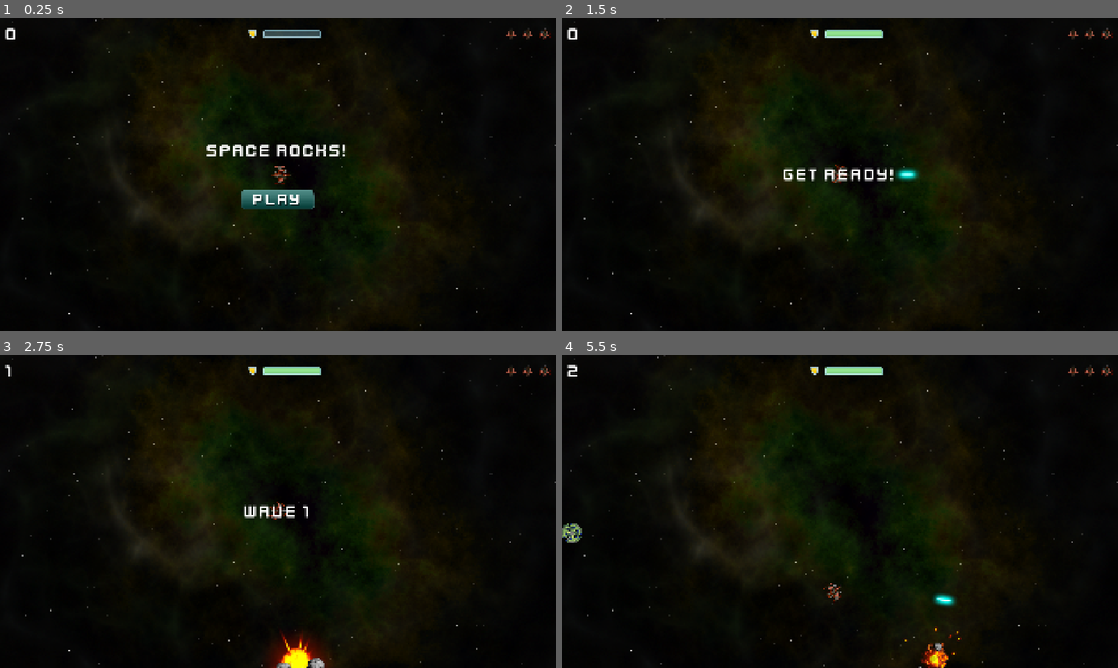
Above: before the commit, frames 1-4 (two rows, left to right).
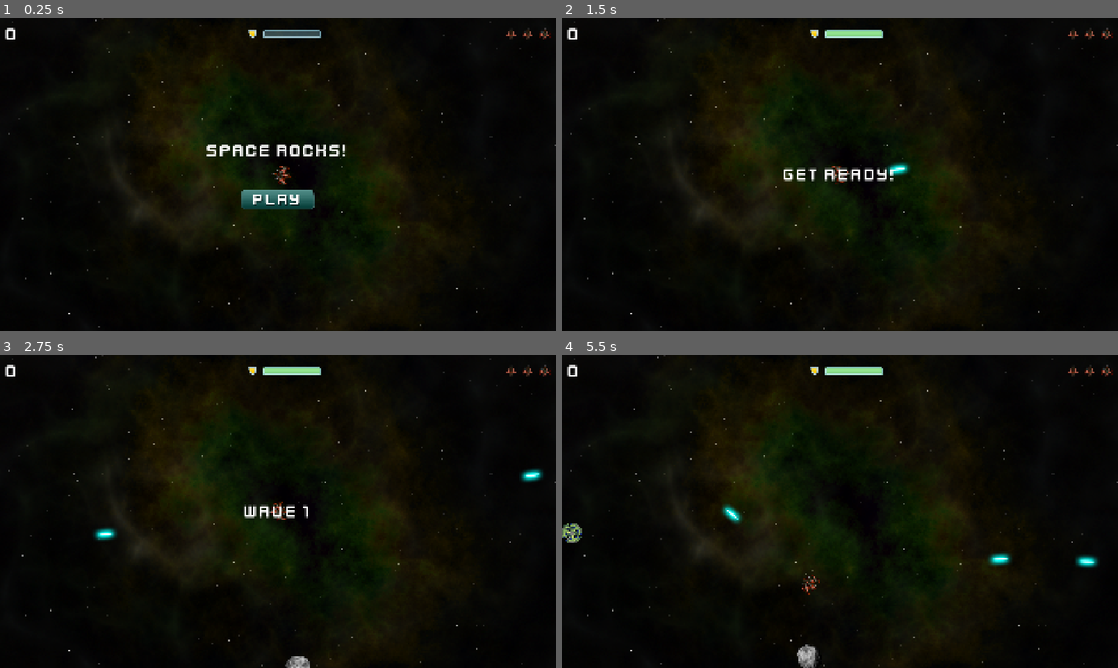
Above: after the commit, the same moments.

Repository: Caique-BR/space-rocks
Game: Godot game, scene res://main/main.tscn
Same seed, same stepped clock (60 frames per second), same inputs: the game is played once before the commit and once after it.
Inputs (mouse positions are in pixels of both pictures, inside the frame that each line leads up to):
- Up to frame 1 (0.25 s): no input
- Up to frame 2 (1.5 s): click (840, 199) at 0.5 s; move the mouse to (962, 158) at 1.27 s; hold D (rotate_right) from 1.28 s (still down); hold Space (shoot) from 1.28 s (still down)
- Up to frame 3 (2.75 s): move the mouse to (166, 527) at 2.02 s; release D (rotate_right) at 2.03 s; release Space (shoot) at 2.03 s; hold A (rotate_left) from 2.03 s (still down); tap Space (shoot) at 2.1 s
- Up to frame 4 (5.5 s): move the mouse to (895, 442) at 2.77 s; release A (rotate_left) at 2.78 s; hold D (rotate_right) 2.78-3.53 s; hold Space (shoot) 2.78-3.53 s; move the mouse to (812, 574) at 3.52 s; hold W (thrust) 3.53-4.28 s; tap Space (shoot) at 3.6, 5.1 s; move the mouse to (1006, 558) at 4.27 s; hold Space (shoot) 4.28-5.03 s; hold A (rotate_left) from 4.28 s (still down); move the mouse to (673, 464) at 5.02 s

The runs differ from the first frame. In frame 1, 0.1% of the frame differs, in the area x 48-53%, y 47-54%; in frame 2, 0.3%; in frame 3, 1.4%, in the area x 0-98%, y 3-100%; in frame 4, 1.3%.

Commit message:
pain and suffering

Diff:
--- a/main/camera_2d.gd
+++ b/main/camera_2d.gd
@@ -5,4 +5,3 @@
 
 func _process(_delta: float) -> void:
 	position = player.global_position / 10
-	print(position + Vector2(64, 64))
--- a/main/main.gd
+++ b/main/main.gd
@@ -1,4 +1,6 @@
 extends Node
+
+@export var DEBUGGING : bool =  false
 
 # change spawn timer on new level to 5, 10
 
@@ -12,6 +14,12 @@
 
 func _ready(): # determins the rock spawn point
 	screensize = get_viewport().get_visible_rect().size
+
+	###### DEBUG
+	if DEBUGGING:
+		$ExplosionSound.volume_db = -100
+		$LevelupSound.volume_db = -100
+		$Music.volume_db = -100
 
 func spawn_rock(size, pos = null, vel = null):
 	if pos == null:
--- a/main/main.tscn
+++ b/main/main.tscn
@@ -20,6 +20,7 @@
 [node name="Main" type="Node" unique_id=1414078381]
 process_mode = 3
 script = ExtResource("1_xwkvk")
+DEBUGGING = true
 rock_scene = ExtResource("2_c651c")
 enemy_scene = ExtResource("3_kfbq2")
 
@@ -53,7 +54,6 @@
 volume_db = -10.0
 
 [node name="Camera2D" type="Camera2D" parent="." unique_id=1809309133 node_paths=PackedStringArray("player")]
-visible = false
 offset = Vector2(960, 540)
 enabled = false
 script = ExtResource("10_0i4oc")
--- a/player/bullet.gd
+++ b/player/bullet.gd
@@ -4,8 +4,9 @@
 
 var velocity = Vector2.ZERO
 
-func start(_transform): # calls this when a bullets spawns, telling it correct path
+func start(_transform : Transform2D, _transform_x: Vector2): # calls this when a bullets spawns, telling it correct path
 	transform = _transform
+	transform.x = _transform_x
 	velocity = transform.x * speed
 
 func _process(delta):
@@ -19,6 +20,5 @@
 		body.explode()
 		queue_free()
 
-
 func _on_area_entered(area):
 	if area.is_in_group("enemies"): area.take_damage(1)
--- a/player/bullet.tscn
+++ b/player/bullet.tscn
@@ -9,6 +9,9 @@
 [node name="Bullet" type="Area2D" unique_id=1827555554]
 script = ExtResource("1_j40gx")
 
+[node name="Sprite2D" type="Sprite2D" parent="." unique_id=766322542]
+texture = ExtResource("1_1y6ct")
+
 [node name="CollisionShape2D" type="CollisionShape2D" parent="." unique_id=1405046976]
 rotation = 1.5707964
 scale = Vector2(0.5, 0.5)
@@ -17,9 +20,6 @@
 
 [node name="VisibleOnScreenNotifier2D" type="VisibleOnScreenNotifier2D" parent="." unique_id=1945216528]
 
-[node name="Sprite2D" type="Sprite2D" parent="." unique_id=766322542]
-texture = ExtResource("1_1y6ct")
-
 [connection signal="area_entered" from="." to="." method="_on_area_entered"]
 [connection signal="body_entered" from="." to="." method="_on_body_entered"]
 [connection signal="screen_exited" from="VisibleOnScreenNotifier2D" to="." method="_on_visible_on_screen_notifier_2d_screen_exited"]
--- a/player/player.gd
+++ b/player/player.gd
@@ -1,6 +1,13 @@
 class_name Player extends RigidBody2D
 
+signal lives_changed
+signal dead
+signal shield_changed
+
 # change the linear/damp and angular/damp later to prefered ships gravity pull
+
+@onready var radius = int($Sprite2D.texture.get_size().x / 2 * $Sprite2D.scale.x) # makes the screen wrap smoother
+@onready var muzzles : Array[Node] = $Muzzles.get_children() # stores both muzzles on a list (array)
 
 @export var bullet_scente : PackedScene
 @export var fire_rate = 0.25 # sets the gun fire rate
@@ -9,28 +16,71 @@
 @export var max_shield = 100.0 # shield max health
 @export var shield_regen = 5.0 # sheild recharge delay
 
-@onready var radius = int($Sprite2D.texture.get_size().x / 2 * $Sprite2D.scale.x) # makes the screen wrap smoother
+enum { INIT, ALIVE, INVUL, DEAD } # "FSM" to manage ships current state
 
-signal lives_changed
-signal dead
-signal shield_changed
-
-enum {INIT, ALIVE, INVUL, DEAD} # "FSM" to manage ships current state
+var screensize = Vector2.ZERO
 
 var thrust = Vector2.ZERO # force being applied to the engine
 var rotation_dir = 0 # ships turn direction
+
+var state = INIT
+var reset_pos = false
 var can_shoot = true
-var state = INIT
-var screensize = Vector2.ZERO
-var reset_pos = false
+var current_muzzle : int = 0 # index of the current muzzle used as anchor for the next bullet
+
 var lives = 0: set = set_lives
 var shield = 0: set = set_shield
 
+######################## SHIP METHODS
 
-func _ready():
+func shoot():
+	if state == INVUL: return # can't shoot and be invulnerable at the same time
+
+	can_shoot = false
+
+	var b = bullet_scente.instantiate()
+	get_tree().root.add_child(b)
+
+	var mouse_pos : Vector2 = get_global_mouse_position()
+	var final_transform : Transform2D = muzzles[current_muzzle].global_transform
+	var final_position : Vector2 = muzzles[current_muzzle].global_position
+	var final_transform_x : Vector2 = (mouse_pos - final_position).normalized()
+
+	b.start(final_transform, final_transform_x)
+
+	current_muzzle = 1 - current_muzzle
+
+	$GunCooldown.start()
+	$LaserSound.play()
+
+func explode(): # player explode animation
+	$Explosion.show()
+	$Explosion/AnimationPlayer.play("explosion")
+	await $Explosion/AnimationPlayer.animation_finished
+	$Explosion.hide()
+
+func reset(): # resets the game for the next try
+	reset_pos = true
+	$Sprite2D.show()
+	lives = 3
 	change_state(ALIVE)
-	screensize = get_viewport_rect().size
-	$GunCooldown.wait_time = fire_rate
+
+func set_shield(value):
+	value = min(value, max_shield)
+	shield = value
+	shield_changed.emit(shield / max_shield) # sends the raito of shield compared to total shield, so hud can display a porcentage of remaning shield isntead of full value
+	if shield <= 0:
+		lives -= 1
+		explode()
+
+func set_lives(value): # set the starting lives for the player
+	shield = max_shield
+	lives = value
+	lives_changed.emit(lives) # sends the signal when taking dmg and changes the state depending on lives remaning
+	if lives <= 0:
+		change_state(DEAD)
+	else:
+		change_state(INVUL)
 
 func change_state(new_state): # code for the "FSM", uses the match to determ the state of the ship
 	match new_state:
@@ -55,60 +105,50 @@
 func get_input(): # reads the player input and applies it to the ship
 	$Exhaust.emitting = false
 	thrust = Vector2.ZERO
-	if state in [DEAD, INIT]:
-		return
+
+	if state in [DEAD, INIT]: return
+
 	if Input.is_action_pressed("thrust"):
 		$Exhaust.emitting = true
 		thrust = transform.x * engine_power
 		if not $EngineSound.playing: $EngineSound.play()
 	else: $EngineSound.stop()
-	rotation_dir = Input.get_axis("rotate_left", "rotate_right")
+
 	if Input.is_action_pressed("shoot") and can_shoot: shoot()
 
-func _physics_process(_delta):
-	constant_force = thrust
-	constant_torque = rotation_dir * spin_power
+######################## BUILT-IN METHODS
+
+func _ready():
+	change_state(ALIVE)
+	screensize = get_viewport_rect().size
+	$GunCooldown.wait_time = fire_rate
 
 func _process(delta): # executes the player input
 	get_input()
 	shield += shield_regen * delta
 
-func _integrate_forces(physics_state): # screenwrap funciton
+func _physics_process(_delta):
+	constant_force = thrust
+
+	var mouse_pos = get_global_mouse_position()
+
+	rotation += get_angle_to(mouse_pos)
+
+func _integrate_forces(physics_state): # screenwrap
 	var xform = physics_state.transform
+
 	xform.origin.x = wrapf(xform.origin.x, 0 - radius, screensize.x + radius)
 	xform.origin.y = wrapf(xform.origin.y, 0 - radius, screensize.y + radius)
 	physics_state.transform = xform
-	if reset_pos: # puts the player on the center of the screen
+
+	if reset_pos: # reset player and put on the center of the screen
 		physics_state.transform.origin = screensize / 2
 		reset_pos = false
 
-func shoot():
-	if state == INVUL: # cant shoot and be invul at the same time
-		return
-	can_shoot = false
-	$GunCooldown.start()
-	var b = bullet_scente.instantiate()
-	get_tree().root.add_child(b)
-	b.start($Muzzle.global_transform)
-	$LaserSound.play()
+######################## SIGNAL HANDLERS
 
 func _on_gun_cooldown_timeout(): # refresh the gun on cooldown end
 	can_shoot = true
-
-func set_lives(value): # set the starting lives for the player
-	shield = max_shield
-	lives = value
-	lives_changed.emit(lives) # sends the signal when taking dmg and changes the state depending on lives remaning
-	if lives <= 0:
-		change_state(DEAD)
-	else:
-		change_state(INVUL)
-
-func reset(): # resets the game for the next try
-	reset_pos = true
-	$Sprite2D.show()
-	lives = 3
-	change_state(ALIVE)
 
 func _on_invulnerability_timer_timeout(): # time immune after taking dmg
 	change_state(ALIVE)
@@ -117,17 +157,3 @@
 	if body.is_in_group("rocks"):
 		shield -= body.size * 25
 		body.explode()
-
-func explode(): # player explode animation
-	$Explosion.show()
-	$Explosion/AnimationPlayer.play("explosion")
-	await $Explosion/AnimationPlayer.animation_finished
-	$Explosion.hide()
-
-func set_shield(value):
-	value = min(value, max_shield)
-	shield = value
-	shield_changed.emit(shield / max_shield) # sends the raito of shield compared to total shield, so hud can display a porcentage of remaning shield isntead of full value
-	if shield <= 0:
-		lives -= 1
-		explode()
--- a/player/player.tscn
+++ b/player/player.tscn
@@ -7,9 +7,6 @@
 [ext_resource type="AudioStream" uid="uid://jrp3gj72c0t6" path="res://assets/sounds/laser.ogg" id="5_g6k8r"]
 [ext_resource type="AudioStream" uid="uid://u8tjqsmo33hg" path="res://assets/sounds/engine.ogg" id="6_boad6"]
 
-[sub_resource type="CircleShape2D" id="CircleShape2D_onrkg"]
-radius = 34.0
-
 [sub_resource type="Curve" id="Curve_g6k8r"]
 _data = [Vector2(0, 1), 0.0, 0.0, 0, 0, Vector2(1, 0.17166424), 0.0, 0.0, 0, 0]
 point_count = 2
@@ -17,6 +14,9 @@
 [sub_resource type="Gradient" id="Gradient_boad6"]
 offsets = PackedFloat32Array(0, 0.696)
 colors = PackedColorArray(1, 0.8, 0.14901961, 1, 0.8627451, 0.1254902, 0.08235294, 1)
+
+[sub_resource type="CircleShape2D" id="CircleShape2D_onrkg"]
+radius = 34.0
 
 [node name="Player" type="RigidBody2D" unique_id=37309876]
 contact_monitor = true
@@ -26,42 +26,10 @@
 script = ExtResource("1_rkbax")
 bullet_scente = ExtResource("2_yw30f")
 
-[node name="Sprite2D" type="Sprite2D" parent="." unique_id=769966194]
-texture_filter = 1
-rotation = 1.5707964
-scale = Vector2(0.5, 0.5)
-texture = ExtResource("2_g1dw6")
-
-[node name="CollisionShape2D" type="CollisionShape2D" parent="." unique_id=1416899759]
-visible = false
-position = Vector2(0, 1)
-shape = SubResource("CircleShape2D_onrkg")
-
-[node name="Muzzle" type="Marker2D" parent="." unique_id=1198246777]
-position = Vector2(50, 0)
-
-[node name="GunCooldown" type="Timer" parent="." unique_id=1055391723]
-one_shot = true
-autostart = true
-
-[node name="Explosion" parent="." unique_id=1727476015 instance=ExtResource("4_yw30f")]
-visible = false
-
-[node name="InvulnerabilityTimer" type="Timer" parent="." unique_id=1589903483]
-wait_time = 2.0
-one_shot = true
-
-[node name="LaserSound" type="AudioStreamPlayer" parent="." unique_id=248277576]
-stream = ExtResource("5_g6k8r")
-volume_db = -10.0
-
-[node name="EngineSound" type="AudioStreamPlayer" parent="." unique_id=1321843519]
-stream = ExtResource("6_boad6")
-
 [node name="Exhaust" type="CPUParticles2D" parent="." unique_id=1080729462]
 show_behind_parent = true
-position = Vector2(-28, 0)
-rotation = 3.1415927
+position = Vector2(-26, 0)
+rotation = -3.1415925
 amount = 25
 lifetime = 0.1
 local_coords = true
@@ -74,6 +42,43 @@
 scale_amount_curve = SubResource("Curve_g6k8r")
 color_ramp = SubResource("Gradient_boad6")
 
+[node name="CollisionShape2D" type="CollisionShape2D" parent="." unique_id=1416899759]
+visible = false
+position = Vector2(0, 1)
+shape = SubResource("CircleShape2D_onrkg")
+
+[node name="Sprite2D" type="Sprite2D" parent="." unique_id=769966194]
+texture_filter = 1
+rotation = 1.5707964
+scale = Vector2(0.5, 0.5)
+texture = ExtResource("2_g1dw6")
+
+[node name="Explosion" parent="." unique_id=1727476015 instance=ExtResource("4_yw30f")]
+visible = false
+
+[node name="Muzzles" type="Node2D" parent="." unique_id=758845634]
+
+[node name="MuzzleLeft" type="Marker2D" parent="Muzzles" unique_id=1178629661]
+position = Vector2(20, -13)
+
+[node name="MuzzleRight" type="Marker2D" parent="Muzzles" unique_id=1198246777]
+position = Vector2(20, 13)
+
+[node name="InvulnerabilityTimer" type="Timer" parent="." unique_id=1589903483]
+wait_time = 2.0
+one_shot = true
+
+[node name="GunCooldown" type="Timer" parent="." unique_id=1055391723]
+one_shot = true
+autostart = true
+
+[node name="LaserSound" type="AudioStreamPlayer" parent="." unique_id=248277576]
+stream = ExtResource("5_g6k8r")
+volume_db = -10.0
+
+[node name="EngineSound" type="AudioStreamPlayer" parent="." unique_id=1321843519]
+stream = ExtResource("6_boad6")
+
 [connection signal="body_entered" from="." to="." method="_on_body_entered"]
+[connection signal="timeout" from="InvulnerabilityTimer" to="." method="_on_invulnerability_timer_timeout"]
 [connection signal="timeout" from="GunCooldown" to="." method="_on_gun_cooldown_timeout"]
-[connection signal="timeout" from="InvulnerabilityTimer" to="." method="_on_invulnerability_timer_timeout"]
--- a/project.godot
+++ b/project.godot
@@ -48,6 +48,7 @@
 "deadzone": 0.2,
 "events": [Object(InputEventJoypadMotion,"resource_local_to_scene":false,"resource_name":"","device":-1,"axis":5,"axis_value":1.0,"script":null)
 , Object(InputEventKey,"resource_local_to_scene":false,"resource_name":"","device":-1,"window_id":0,"alt_pressed":false …(182 unchanged characters)…
+, Object(InputEventMouseButton,"resource_local_to_scene":false,"resource_name":"","device":-1,"window_id":0,"alt_pressed":false,"shift_pressed":false,"ctrl_pressed":false,"meta_pressed":false,"button_mask":0,"position":Vector2(0, 0),"global_position":Vector2(0, 0),"factor":1.0,"button_index":1,"canceled":false,"pressed":false,"double_click":false,"script":null)
 ]
 }
 pause={
